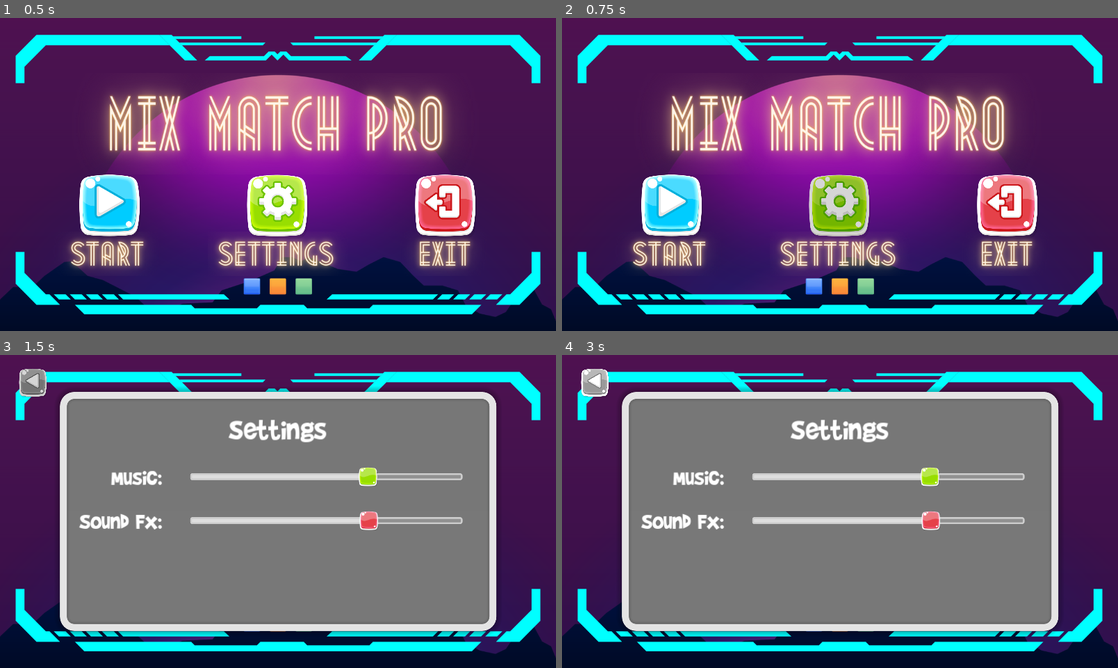
Above: before the commit, frames 1-4 (two rows, left to right).
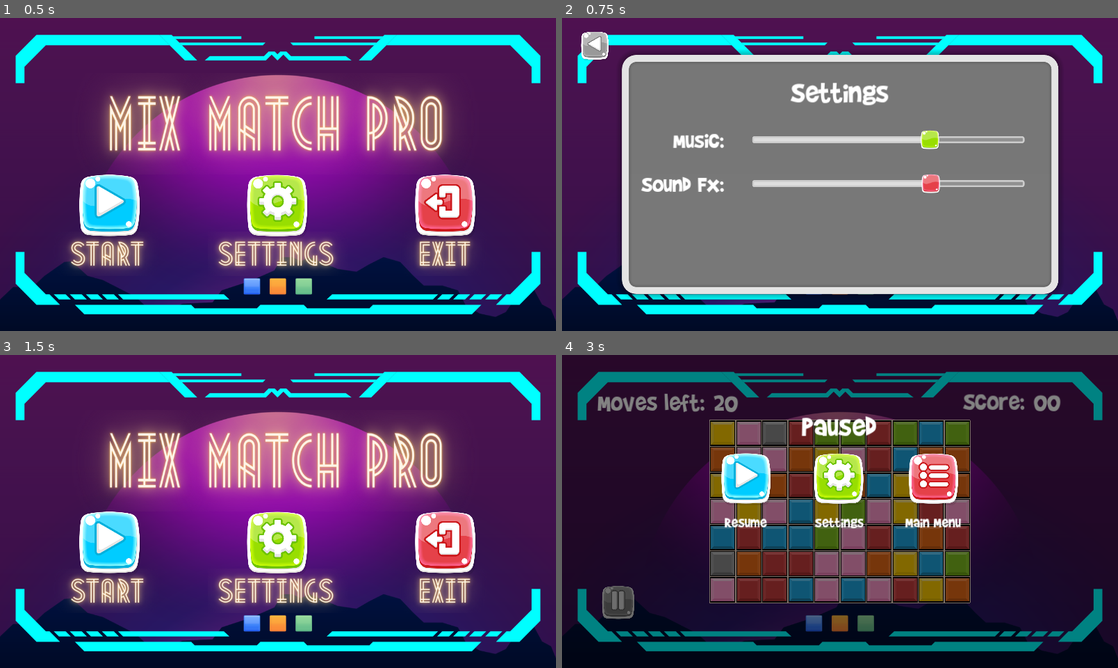
Above: after the commit, the same moments.

Repository: bonsaipropaganda/match-3-with-a-twist
Game: Godot game, scene res://Content/main.tscn
Same seed, same stepped clock (60 frames per second), same inputs: the game is played once before the commit and once after it. The engine's default icon, where the game draws it, is replaced by a stand-in: a white triangle on a blue panel in a dark square.
Inputs (mouse positions are in pixels of both pictures, inside the frame that each line leads up to):
- Up to frame 1 (0.5 s): no input
- Up to frame 2 (0.75 s): click (840, 205) at 0.5 s
- Up to frame 3 (1.5 s): click (33, 383) at 1.27 s
- Up to frame 4 (3 s): click (673, 542) at 2 s; click (673, 602) at 2.77 s

Frame 1 is identical in both runs. In frame 2, 61% of the frame differs, in the area x 3-90%, y 4-90%; in frame 3, 61%; in frame 4, 89%, in the area x 0-100%, y 0-97%.

Commit message:
Added a ButtonSfx node that plays sound effects on button events, and added sfx to all buttons

Diff:
--- a/Content/Grid/grid.tscn
+++ b/Content/Grid/grid.tscn
@@ -1,7 +1,7 @@
 [gd_scene load_steps=3 format=3 uid="uid://dkbegd2mpsmvo"]
 
 [ext_resource type="Script" path="res://Content/Grid/grid.gd" id="1_q44yw"]
-[ext_resource type="AudioStream" uid="uid://83mm7gwuvxkm" path="res://art/sounds/match sound.mp3" id="2_ecogo"]
+[ext_resource type="AudioStream" uid="uid://83mm7gwuvxkm" path="res://art/sounds/sfx/match sound.mp3" id="2_fh3n1"]
 
 [node name="Grid" type="Node2D"]
 clip_children = 2
@@ -14,7 +14,7 @@
 
 [node name="Match" type="AudioStreamPlayer" parent="."]
 unique_name_in_owner = true
-stream = ExtResource("2_ecogo")
+stream = ExtResource("2_fh3n1")
 bus = &"SoundFx"
 
 [connection signal="timeout" from="Timer" to="." method="_on_timer_timeout"]
--- /dev/null
+++ b/Content/UserInterface/ButtonClickSfx.tscn
@@ -0,0 +1,10 @@
+[gd_scene load_steps=4 format=3 uid="uid://byng8h7i0e7ow"]
+
+[ext_resource type="Script" path="res://Content/UserInterface/ButtonSfx.gd" id="1_vsxx5"]
+[ext_resource type="AudioStream" uid="uid://cibsf62fotf6w" path="res://art/sounds/sfx/mouse_click/down.wav" id="2_v8i5q"]
+[ext_resource type="AudioStream" uid="uid://b8388188xv2f5" path="res://art/sounds/sfx/mouse_click/up.wav" id="3_cardt"]
+
+[node name="ButtonClickSfx" type="Node"]
+script = ExtResource("1_vsxx5")
+button_down_stream = ExtResource("2_v8i5q")
+button_up_stream = ExtResource("3_cardt")
--- /dev/null
+++ b/Content/UserInterface/ButtonSfx.gd
@@ -0,0 +1,35 @@
+@tool
+extends Node
+
+
+@export var button_down_stream: AudioStream
+@export var button_up_stream: AudioStream
+@export var pressed_stream: AudioStream
+
+var main: Node
+
+
+func _ready() -> void:
+	if Engine.is_editor_hint():
+		return
+
+	main = get_node("/root/Main")
+
+	var parent: BaseButton = get_parent()
+	parent.button_down.connect(_try_play_stream.bind(button_down_stream))
+	parent.pressed.connect(_try_play_stream.bind(pressed_stream))
+	parent.button_up.connect(_try_play_stream.bind(button_up_stream))
+
+
+func _try_play_stream(stream: AudioStream) -> void:
+	if not stream:
+		return
+	main.play_global_sfx(stream)
+
+
+func _get_configuration_warnings() -> PackedStringArray:
+	var warns := PackedStringArray()
+	var parent: Node = get_parent()
+	if not parent is BaseButton:
+		warns.push_back("Buttion Sfx Node should be parented to a button")
+	return warns
--- a/Content/UserInterface/game_ui.gd
+++ b/Content/UserInterface/game_ui.gd
@@ -6,7 +6,6 @@
 
 
 func _on_pause_button_pressed() -> void:
-	%Click.play()
 	menu_holder.open_menu(&"Pause")
 
 
--- a/Content/UserInterface/game_ui.tscn
+++ b/Content/UserInterface/game_ui.tscn
@@ -6,7 +6,7 @@
 [ext_resource type="Texture2D" uid="uid://cgcut4b84w45a" path="res://art/gui/menu/MixMatch - Background Gameplay.png" id="2_s4usy"]
 [ext_resource type="Texture2D" uid="uid://bhmffmcpulflf" path="res://art/gui/FreeGUI/Button_hover_x8.png" id="3_jhhtc"]
 [ext_resource type="FontFile" uid="uid://cq58k7wkj7k25" path="res://art/fonts/brandy_brunch/BradBunR.ttf" id="5_xvdsi"]
-[ext_resource type="AudioStream" uid="uid://dfv33e21od60g" path="res://art/sounds/mouse_click.mp3" id="6_y6nn3"]
+[ext_resource type="PackedScene" uid="uid://byng8h7i0e7ow" path="res://Content/UserInterface/ButtonClickSfx.tscn" id="6_fshnm"]
 
 [sub_resource type="AtlasTexture" id="AtlasTexture_dlgyj"]
 atlas = ExtResource("1_vhol0")
@@ -65,6 +65,8 @@
 ignore_texture_size = true
 stretch_mode = 4
 
+[node name="ButtonClickSfx" parent="MarginContainer/Control/PauseButton" instance=ExtResource("6_fshnm")]
+
 [node name="MovesLeft" type="HBoxContainer" parent="MarginContainer/Control"]
 layout_mode = 1
 anchors_preset = -1
@@ -117,9 +119,4 @@
 theme_override_font_sizes/font_size = 60
 text = "00"
 
-[node name="Click" type="AudioStreamPlayer" parent="."]
-unique_name_in_owner = true
-stream = ExtResource("6_y6nn3")
-volume_db = -2.0
-
 [connection signal="pressed" from="MarginContainer/Control/PauseButton" to="." method="_on_pause_button_pressed"]
--- a/Content/UserInterface/menus/game_over.tscn
+++ b/Content/UserInterface/menus/game_over.tscn
@@ -1,10 +1,11 @@
-[gd_scene load_steps=15 format=3 uid="uid://c1om7bj4et7aw"]
+[gd_scene load_steps=16 format=3 uid="uid://c1om7bj4et7aw"]
 
 [ext_resource type="Texture2D" uid="uid://blgd5sbvd3rv3" path="res://art/gui/FreeGUI/Button_x8.png" id="1_1qchq"]
 [ext_resource type="Script" path="res://Content/UserInterface/menus/game_over.gd" id="1_f8677"]
 [ext_resource type="Texture2D" uid="uid://wm4f7o8xmxa3" path="res://art/gui/FreeGUI/Button_pressed_x8.png" id="2_ghhu5"]
 [ext_resource type="Texture2D" uid="uid://bhmffmcpulflf" path="res://art/gui/FreeGUI/Button_hover_x8.png" id="3_qfrey"]
 [ext_resource type="Theme" uid="uid://3ihnxje2sxwo" path="res://resources/theme/MainTheme.tres" id="4_54akn"]
+[ext_resource type="PackedScene" uid="uid://byng8h7i0e7ow" path="res://Content/UserInterface/ButtonClickSfx.tscn" id="5_58e7x"]
 
 [sub_resource type="LabelSettings" id="LabelSettings_rgtw8"]
 font_size = 86
@@ -116,6 +117,8 @@
 ignore_texture_size = true
 stretch_mode = 0
 
+[node name="ButtonClickSfx" parent="VBoxContainer/HBoxContainer/VBoxContainer/AspectRatioContainer/RetryButton" instance=ExtResource("5_58e7x")]
+
 [node name="Retry" type="Label" parent="VBoxContainer/HBoxContainer/VBoxContainer"]
 layout_mode = 2
 size_flags_horizontal = 3
@@ -148,6 +151,8 @@
 ignore_texture_size = true
 stretch_mode = 0
 
+[node name="ButtonClickSfx" parent="VBoxContainer/HBoxContainer/VBoxContainer2/AspectRatioContainer/MainMenuButton" instance=ExtResource("5_58e7x")]
+
 [node name="MainMenu" type="Label" parent="VBoxContainer/HBoxContainer/VBoxContainer2"]
 layout_mode = 2
 size_flags_horizontal = 3
--- a/Content/UserInterface/menus/main_menu.gd
+++ b/Content/UserInterface/menus/main_menu.gd
@@ -6,14 +6,10 @@
 
 
 func _on_settings_button_pressed() -> void:
-	%Click.play()
-	await get_tree().create_timer(.75).timeout
 	menu_holder.open_menu(&"Settings")
 
 
 func _on_start_button_pressed() -> void:
-	%Start.play()
-	await get_tree().create_timer(.75).timeout
 	menu_holder.close_menu()
 	main.start_game()
 
--- a/Content/UserInterface/menus/main_menu.tscn
+++ b/Content/UserInterface/menus/main_menu.tscn
@@ -9,10 +9,12 @@
 [ext_resource type="Texture2D" uid="uid://wm4f7o8xmxa3" path="res://art/gui/FreeGUI/Button_pressed_x8.png" id="7_vab7w"]
 [ext_resource type="Texture2D" uid="uid://bhmffmcpulflf" path="res://art/gui/FreeGUI/Button_hover_x8.png" id="8_2m7lw"]
 [ext_resource type="Texture2D" uid="uid://hj613qwurt41" path="res://art/gui/menu/MixMatch - Start.png" id="9_708br"]
+[ext_resource type="AudioStream" uid="uid://bjeesdlccd82" path="res://art/sounds/sfx/start/down.wav" id="10_3fxmm"]
+[ext_resource type="Script" path="res://Content/UserInterface/ButtonSfx.gd" id="10_5irmw"]
 [ext_resource type="Texture2D" uid="uid://b701118bekoac" path="res://art/gui/menu/MixMatch - Settings.png" id="10_u34qs"]
 [ext_resource type="Texture2D" uid="uid://dyqydcfl28tgt" path="res://art/gui/menu/MixMatch - Exit.png" id="11_3fbic"]
-[ext_resource type="AudioStream" uid="uid://b7pt3ujolwal6" path="res://art/sounds/start.mp3" id="12_rd06v"]
-[ext_resource type="AudioStream" uid="uid://dfv33e21od60g" path="res://art/sounds/mouse_click.mp3" id="13_233pl"]
+[ext_resource type="AudioStream" uid="uid://b18bxnmdr5s75" path="res://art/sounds/sfx/start/up.wav" id="11_p5ox6"]
+[ext_resource type="PackedScene" uid="uid://byng8h7i0e7ow" path="res://Content/UserInterface/ButtonClickSfx.tscn" id="13_vvem3"]
 
 [sub_resource type="AtlasTexture" id="AtlasTexture_6wsia"]
 atlas = ExtResource("6_0p56q")
@@ -132,6 +134,11 @@
 ignore_texture_size = true
 stretch_mode = 0
 
+[node name="ButtonSfx" type="Node" parent="BoxContainer/Background/VBoxContainer/OptionsContainer/StartContainer/AspectRatioContainer/StartButton"]
+script = ExtResource("10_5irmw")
+button_down_stream = ExtResource("10_3fxmm")
+button_up_stream = ExtResource("11_p5ox6")
+
 [node name="Start" type="TextureRect" parent="BoxContainer/Background/VBoxContainer/OptionsContainer/StartContainer"]
 layout_mode = 2
 size_flags_horizontal = 3
@@ -160,6 +167,8 @@
 ignore_texture_size = true
 stretch_mode = 0
 
+[node name="ButtonClickSfx" parent="BoxContainer/Background/VBoxContainer/OptionsContainer/SettingsContainer/AspectRatioContainer/SettingsButton" instance=ExtResource("13_vvem3")]
+
 [node name="Settings" type="TextureRect" parent="BoxContainer/Background/VBoxContainer/OptionsContainer/SettingsContainer"]
 layout_mode = 2
 size_flags_horizontal = 3
@@ -188,25 +197,14 @@
 ignore_texture_size = true
 stretch_mode = 0
 
+[node name="ButtonClickSfx" parent="BoxContainer/Background/VBoxContainer/OptionsContainer/ExitContainer/AspectRatioContainer/ExitButton" instance=ExtResource("13_vvem3")]
+
 [node name="Exit" type="TextureRect" parent="BoxContainer/Background/VBoxContainer/OptionsContainer/ExitContainer"]
 layout_mode = 2
 size_flags_horizontal = 3
 size_flags_vertical = 3
 size_flags_stretch_ratio = 0.7
 texture = ExtResource("11_3fbic")
-
-[node name="Sounds" type="Node" parent="."]
-
-[node name="Start" type="AudioStreamPlayer" parent="Sounds"]
-unique_name_in_owner = true
-stream = ExtResource("12_rd06v")
-volume_db = -5.0
-bus = &"SoundFx"
-
-[node name="Click" type="AudioStreamPlayer" parent="Sounds"]
-unique_name_in_owner = true
-stream = ExtResource("13_233pl")
-bus = &"SoundFx"
 
 [connection signal="pressed" from="BoxContainer/Background/VBoxContainer/OptionsContainer/StartContainer/AspectRatioContainer/StartButton" to="." method="_on_start_button_pressed"]
 [connection signal="pressed" from="BoxContainer/Background/VBoxContainer/OptionsContainer/SettingsContainer/AspectRatioContainer/SettingsButton" to="." method="_on_settings_button_pressed"]
--- a/Content/UserInterface/menus/pause.tscn
+++ b/Content/UserInterface/menus/pause.tscn
@@ -1,10 +1,11 @@
-[gd_scene load_steps=17 format=3 uid="uid://b5y6aqloq7thx"]
+[gd_scene load_steps=18 format=3 uid="uid://b5y6aqloq7thx"]
 
 [ext_resource type="Texture2D" uid="uid://blgd5sbvd3rv3" path="res://art/gui/FreeGUI/Button_x8.png" id="1_dv0py"]
 [ext_resource type="Script" path="res://Content/UserInterface/menus/pause.gd" id="1_phfw2"]
 [ext_resource type="Texture2D" uid="uid://wm4f7o8xmxa3" path="res://art/gui/FreeGUI/Button_pressed_x8.png" id="2_ucdol"]
 [ext_resource type="Texture2D" uid="uid://bhmffmcpulflf" path="res://art/gui/FreeGUI/Button_hover_x8.png" id="3_t3syy"]
 [ext_resource type="Theme" uid="uid://3ihnxje2sxwo" path="res://resources/theme/MainTheme.tres" id="4_uea4g"]
+[ext_resource type="PackedScene" uid="uid://byng8h7i0e7ow" path="res://Content/UserInterface/ButtonClickSfx.tscn" id="5_qx3lp"]
 
 [sub_resource type="LabelSettings" id="LabelSettings_48p4b"]
 font_size = 72
@@ -117,6 +118,8 @@
 ignore_texture_size = true
 stretch_mode = 0
 
+[node name="ButtonClickSfx" parent="VBoxContainer/HBoxContainer/VBoxContainer/AspectRatioContainer/ResumeButton" instance=ExtResource("5_qx3lp")]
+
 [node name="Resume" type="Label" parent="VBoxContainer/HBoxContainer/VBoxContainer"]
 layout_mode = 2
 size_flags_horizontal = 3
@@ -149,6 +152,8 @@
 ignore_texture_size = true
 stretch_mode = 0
 
+[node name="ButtonClickSfx" parent="VBoxContainer/HBoxContainer/VBoxContainer2/AspectRatioContainer/SettingsButton" instance=ExtResource("5_qx3lp")]
+
 [node name="Settings" type="Label" parent="VBoxContainer/HBoxContainer/VBoxContainer2"]
 layout_mode = 2
 size_flags_horizontal = 3
@@ -181,6 +186,8 @@
 ignore_texture_size = true
 stretch_mode = 0
 
+[node name="ButtonClickSfx" parent="VBoxContainer/HBoxContainer/VBoxContainer3/AspectRatioContainer/MainMenuButton" instance=ExtResource("5_qx3lp")]
+
 [node name="MainMenu" type="Label" parent="VBoxContainer/HBoxContainer/VBoxContainer3"]
 layout_mode = 2
 size_flags_horizontal = 3
--- a/Content/UserInterface/menus/settings.tscn
+++ b/Content/UserInterface/menus/settings.tscn
@@ -1,10 +1,11 @@
-[gd_scene load_steps=19 format=3 uid="uid://c5rmdjyocox8g"]
+[gd_scene load_steps=20 format=3 uid="uid://c5rmdjyocox8g"]
 
 [ext_resource type="Script" path="res://Content/UserInterface/menus/settings.gd" id="1_csxai"]
 [ext_resource type="Texture2D" uid="uid://blgd5sbvd3rv3" path="res://art/gui/FreeGUI/Button_x8.png" id="2_ngwd8"]
 [ext_resource type="Texture2D" uid="uid://wm4f7o8xmxa3" path="res://art/gui/FreeGUI/Button_pressed_x8.png" id="3_hi44n"]
 [ext_resource type="Texture2D" uid="uid://bhmffmcpulflf" path="res://art/gui/FreeGUI/Button_hover_x8.png" id="4_tfpyp"]
 [ext_resource type="PackedScene" uid="uid://c3e6plvrjmj6l" path="res://Content/UserInterface/volume_slider.tscn" id="5_0yscq"]
+[ext_resource type="PackedScene" uid="uid://byng8h7i0e7ow" path="res://Content/UserInterface/ButtonClickSfx.tscn" id="5_owqk5"]
 [ext_resource type="Texture2D" uid="uid://dhfqchp5ex6ep" path="res://art/gui/FreeGUI/Button.svg" id="6_kur3w"]
 
 [sub_resource type="AtlasTexture" id="AtlasTexture_odts3"]
@@ -113,6 +114,8 @@
 ignore_texture_size = true
 stretch_mode = 4
 
+[node name="ButtonClickSfx" parent="BackButton" instance=ExtResource("5_owqk5")]
+
 [node name="Panel" type="Panel" parent="."]
 layout_mode = 1
 anchors_preset = -1
--- a/Content/main.gd
+++ b/Content/main.gd
@@ -34,6 +34,15 @@
 	%Title.play()
 
 
+func play_global_sfx(audio_stream: AudioStream) -> void:
+	var player := AudioStreamPlayer.new()
+	player.ready.connect(player.play)
+	player.finished.connect(player.queue_free)
+	player.stream = audio_stream
+	player.bus = &"SoundFx"
+	$GlobalSfxContainer.add_child(player)
+
+
 func _clean_game() -> void:
 	for c in $Game.get_children():
 		c.queue_free()
--- a/Content/main.tscn
+++ b/Content/main.tscn
@@ -35,3 +35,6 @@
 process_mode = 3
 stream = ExtResource("3_l16xe")
 bus = &"Music"
+
+[node name="GlobalSfxContainer" type="Node" parent="."]
+process_mode = 3
Not shown: 1 places in Content/UserInterface/menus/main_menu.tscn that only renumber resources
Not shown, removed: art/sounds/match sound.mp3.import
Not shown, removed: art/sounds/mouse_click.mp3.import
Not shown, added: art/sounds/sfx/match sound.mp3.import
Not shown, added: art/sounds/sfx/mouse_click/down.wav.import
Not shown, added: art/sounds/sfx/mouse_click/mouse_click.mp3.import
Not shown, added: art/sounds/sfx/mouse_click/up.wav.import
Not shown, added: art/sounds/sfx/start/down.wav.import
Not shown, added: art/sounds/sfx/start/start.mp3.import
Not shown, added: art/sounds/sfx/start/up.wav.import
Not shown, removed: art/sounds/start.mp3.import
Not shown, added: art/sounds/sfx/match sound.mp3
(and 6 more such lines)
